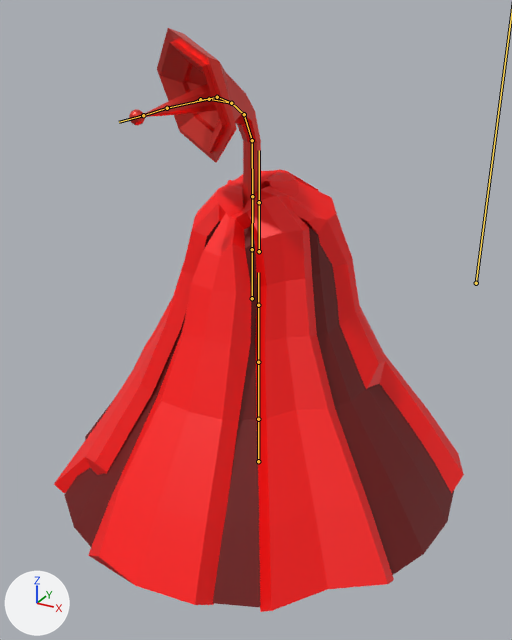
The FBX model RockPaperScissorsPlaneProject/Assets/Volcano/FBXs/volcano_rock.fbx as it was, and as the next commit left it.
Camera for both pictures: a camera (50 mm lens) standing at (11.69, -21.38, 10.16) and looking at (0.31, -0.68, -0.19). Every picture has the same lights, and +X, +Y and +Z are marked at lower left. Both versions are drawn at frame 69 of the action 'VolcanoPhase02Rig|VolcanoPhase02LaserAttack'; the numbers are the values there. The bones that bend it are drawn over the model as lines.

In view in the first picture: 'Laser', 'VolcanoPhase02'.
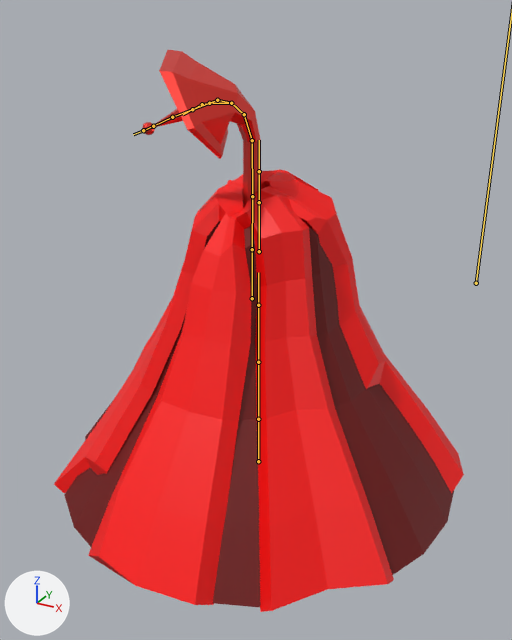
The change, as a diff of the scene's bpy script:
```diff
--- a/RockPaperScissorsPlaneProject/Assets/Volcano/FBXs/volcano_rock.fbx.py
+++ b/RockPaperScissorsPlaneProject/Assets/Volcano/FBXs/volcano_rock.fbx.py
@@ bone_laser06 @@
 bone_laser06 = bpy.data.objects['VolcanoPhase02Rig'].pose.bones['Laser06']  # child of 'Laser05'
-bone_laser06.rotation_quaternion = (0.955, -0.091, 0.049, 0.278)  # degrees (-9, 8, 32)
-bone_laser06.scale = (1.11, 1.11, 1.11)
+bone_laser06.rotation_quaternion = (0.764, -0.032, 0.072, 0.64)  # degrees (3, 9, 80)
+bone_laser06.scale = (1.02, 1.02, 1.02)
@@ bone_laserpoint0 @@
 bone_laserpoint0 = bpy.data.objects['VolcanoPhase02Rig'].pose.bones['LaserPoint0']  # child of 'Laser05'
-bone_laserpoint0.rotation_quaternion = (0.955, -0.091, -0.008, 0.282)  # degrees (-10, 2, 33)
-bone_laserpoint0.scale = (1.11, 1.11, 1.11)
+bone_laserpoint0.rotation_quaternion = (0.764, -0.032, -0.058, 0.642)  # degrees (-7, -3, 80)
+bone_laserpoint0.scale = (1.02, 1.02, 1.02)
```

Where the change shows, as pixel boxes (x1, y1, x2, y2) in the pictures (512 x 640 px):
'Laser', posed (10% narrower, 12% shorter)
    before: (129, 28, 261, 208)
    after: (142, 50, 261, 208)
bone 'Laser06', root to tip
    before: (231, 103) to (209, 99)
    after: (231, 103) to (209, 103)
bone 'LaserPoint0', root to tip
    before: (231, 103) to (217, 97)
    after: (231, 103) to (217, 100)
